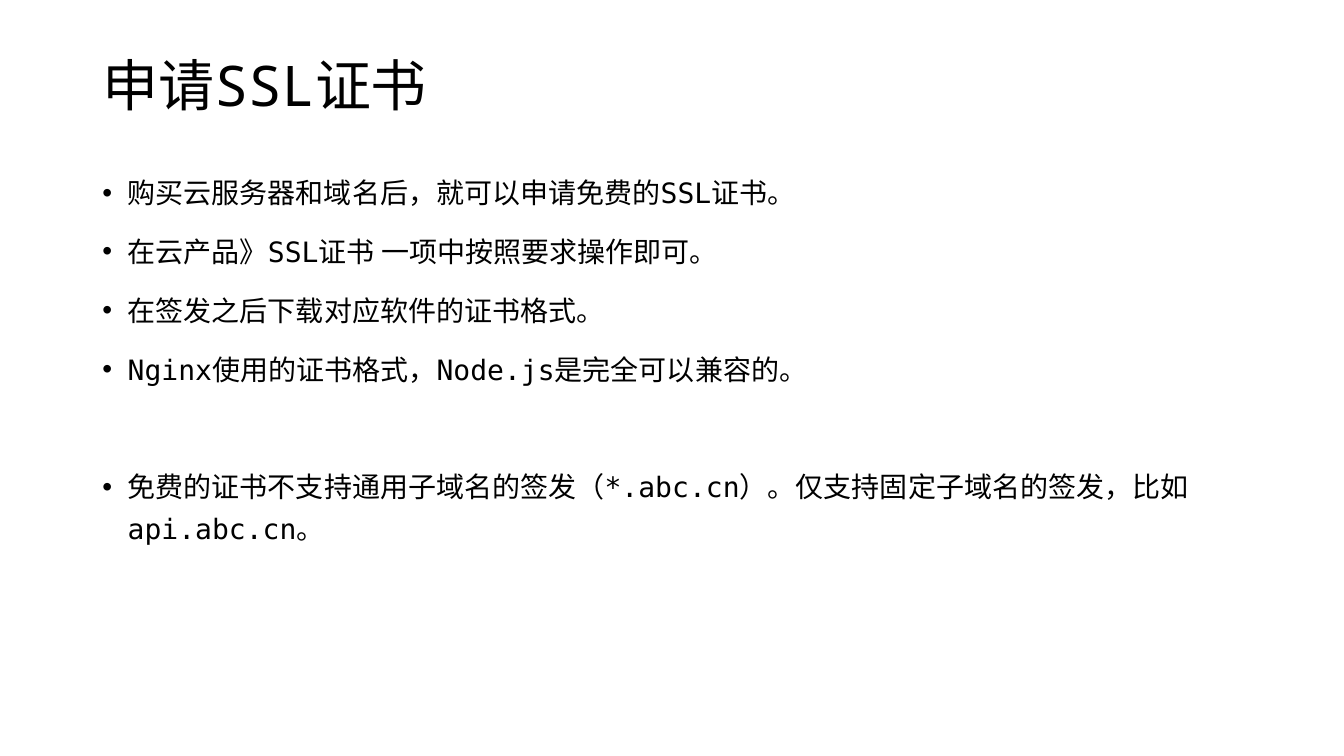
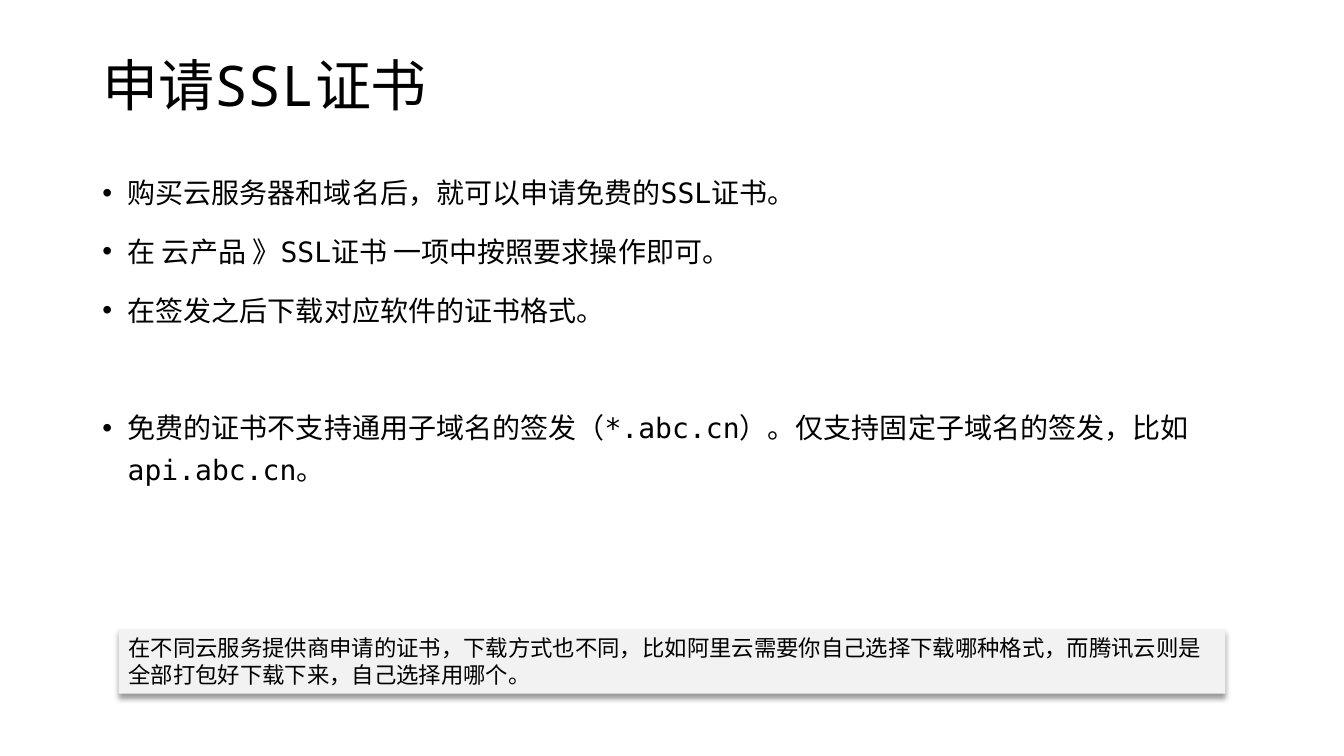
Before and after one commit to edu2act/course-wechat-and-miniprogram, a slide deck: slide 10 of materials/ch06/ch06-服务端和远程请求.pptx. Drawn at 1344x756 pixels with LibreOffice and Linux fonts; fonts in the diff are those of the drawing. Boxes give left, top, right and bottom in pixels: in the first picture for what was removed or moved away, otherwise in the second. Text is boxed around its words. In the diff, an @@ line names an element or a change of style, - is before the commit and + after.

```diff
--- a/materials/ch06/ch06-服务端和远程请求.pptx
+++ b/materials/ch06/ch06-服务端和远程请求.pptx
@@ text at box(128, 238, 731, 265): spaces changed @@
-• 在云产品》SSL证书 一项中按照要求操作即可。
+• 在 云产品 》SSL证书 一项中按照要求操作即可。
@@ text at box(128, 357, 808, 386): paragraph removed @@
-• Nginx使用的证书格式，Node.js是完全可以兼容的。
@@ rectangle added at box(119, 629, 1226, 694), fill #F2F2F2, 16 pt, text #000000 @@
+在不同云服务提供商申请的证书，下载方式也不同，比如阿里云需要你自己选择下载哪种格式，而腾讯云则是全部打包好下载下来，自己选择用哪个。
```
Also in this commit, not shown: 8 other slides changed, 1 slide added, 1 slide removed, 17 other files.
